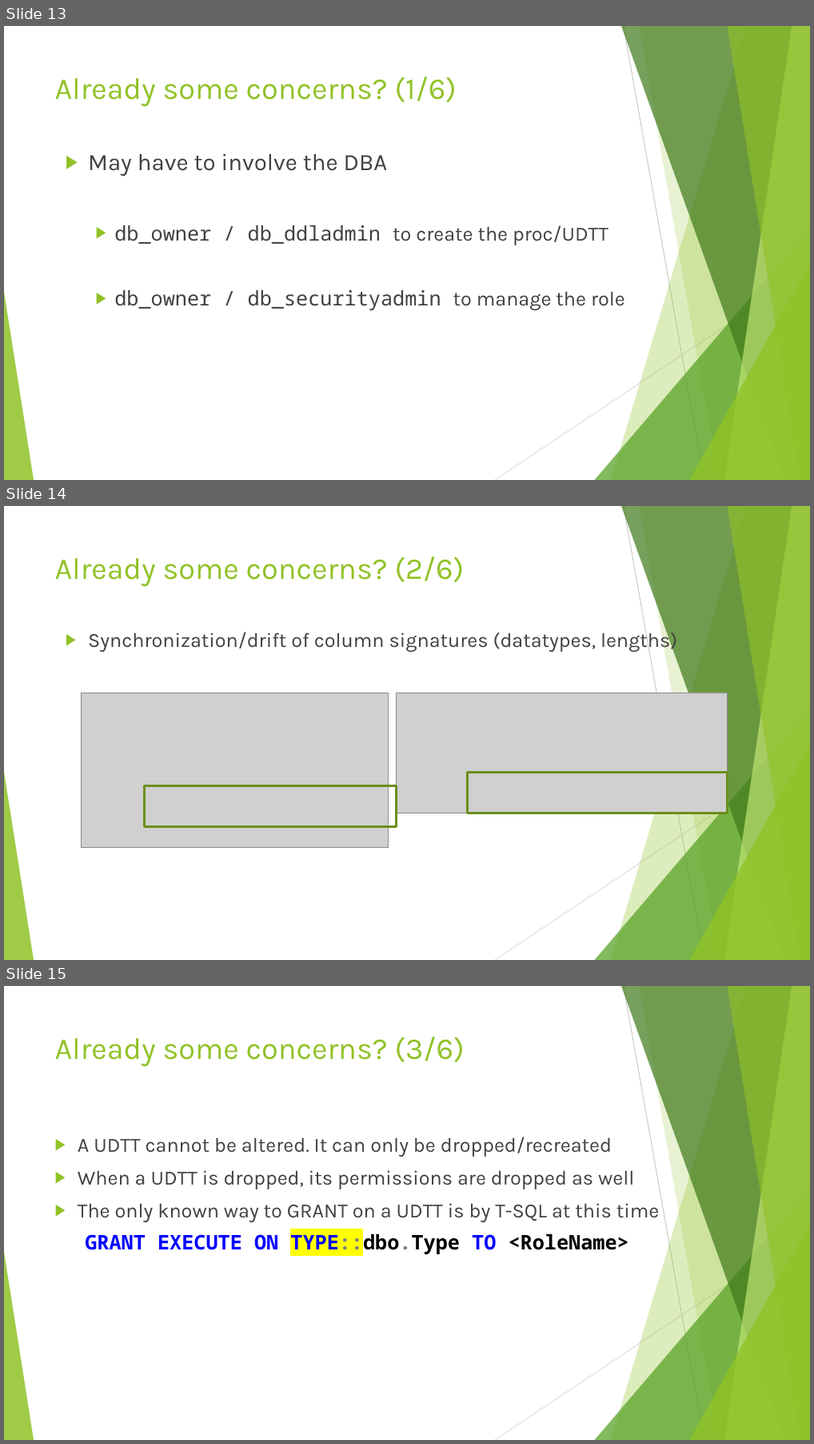
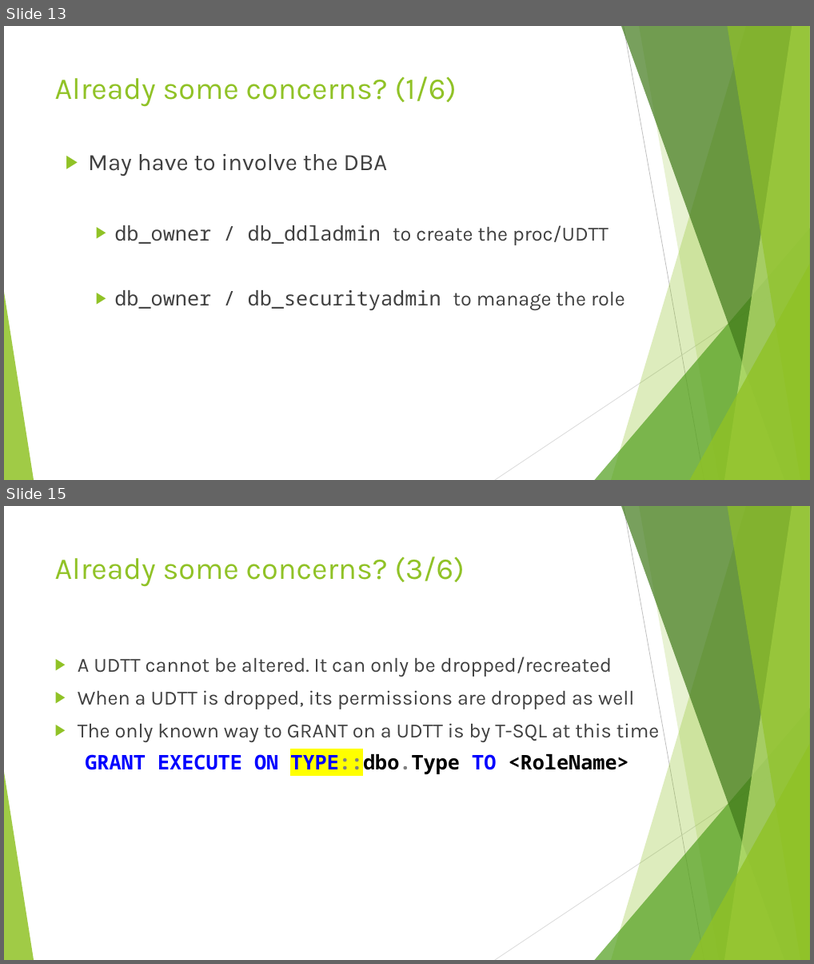
Before and after one commit to jbfoushee/MyPresentations, a slide deck: Datatables_and_Dataframes_to_SQL_Procs/User-defined Table Types.pptx. Shown one above the other, each under a label of ours: slides 13, 14 and 15 before the commit, slides 13 and 15 after it; the slides between them are not shown. The pictures are 814x1444 and 814x964 pixels, drawn with LibreOffice and Linux fonts; fonts in the diff are those of the drawing; grey boxes stand for pictures. Boxes give left, top, right and bottom in pixels: in the first picture for what was removed or moved away, otherwise in the second. Text is boxed around its words. In the diff, an @@ line names an element or a change of style, - is before the commit and + after.

```diff
--- a/Datatables_and_Dataframes_to_SQL_Procs/User-defined Table Types.pptx
+++ b/Datatables_and_Dataframes_to_SQL_Procs/User-defined Table Types.pptx
@@ slide 14 removed at [4, 506, 810, 960], background #FFFFFF; not listed: 10 template elements that a slide beside it also shows @@
@@ title removed at [55, 556, 465, 587] @@
-Already some concerns? (2/6)
@@ text removed at [88, 628, 678, 652] @@
-▶ Synchronization/drift of column signatures (datatypes, lengths)
@@ picture removed at [81, 692, 388, 847] @@
@@ picture removed at [397, 692, 727, 813] @@
@@ rectangle removed at [145, 785, 398, 827] @@
@@ rectangle removed at [468, 772, 728, 812] @@
```
Also in this commit, not shown: 2 slides changed, 1 slide added, 8 other slides removed, 1 other file.
